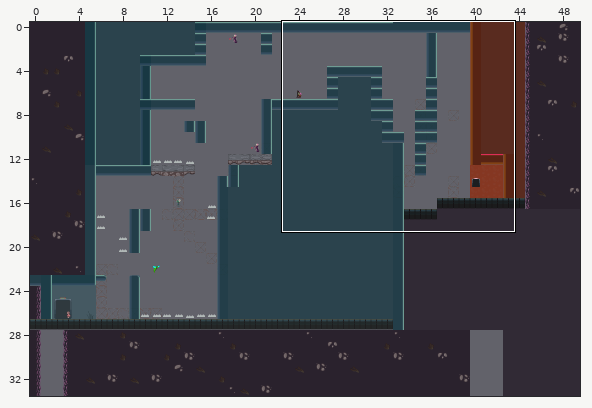
A Tiled map (JSON) gets an edit: Eudaemon/assets/levels/level8.json. Above, an overview of the earlier version with the close-up marked.
Close-up. Before:
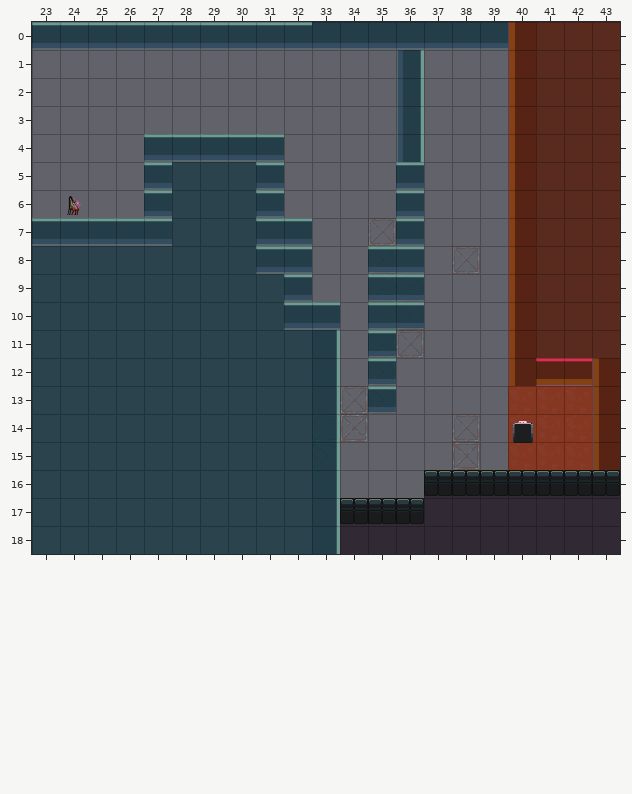
Cells are 32x32 px. Shown: x 23..43, y 0..18. The commit also changed other parts of the map, which this record leaves out.
The result:
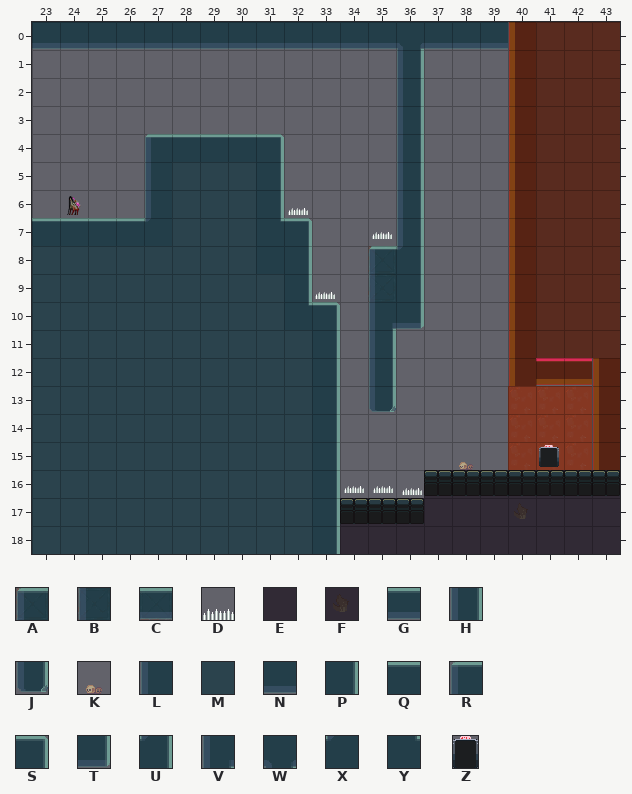
Key: from "Eudaemon Tilleset": A 19 "Scaffolding1x1A", B 21 "Scaffolding1x1C", C 22 "Scaffolding1x1D", D 86 "spike", E 104 "CorruptedDirtA", F 105 "CorruptedDirtB", G 137 "MetalPlatformD", H 148 "MetalPlatformDVert", J 152 "MetalPlatformRightEndVer", K 161 "skulls", L 168 "MetalPlatformExteriorVer", M 169 "MetalPlatformExteriorMid", N 170 "MetalPlatformExterior", P 171 "MetalPlatformExteriorVer", Q 172 "MetalPlatformExterior2", R 175 "MetalPlatformExteriorCor", S 176 "MetalPlatformExteriorCor", T 195 "MetalPlatformExteriorCor", U 204 "MetalPlatformExteriorMid", V 206 "MetalPlatformExteriorMid", W 207 "MetalPlatformExteriorMid", X 321 "MetalPlatformExteriorMid", Y 322 "MetalPlatformExteriorMid", Z 336 "exit".
_ is an empty cell, . an unchanged one.
Objects are placed by their top-left corner, in cells (3,4 is the top-left corner of cell 3,4); size is 1x1 cell unless given.
See-through tiles are keyed as they look on the map.
Changes in this commit:
--- layer "TileLayerBG2"
@@ x 40..40 @@
-17 E
+17 F
--- layer "TileLayerBG"
@@ x 34..38 @@
- 7 .C...
- 8 ....C
- 9 ..A..
-10 ..A..
-11 .CC..
-12 .A...
-13 CA...
-14 B...C
-15 ....A
+ 7 ._...
+ 8 ...._
+ 9 .._..
+10 .._..
+11 .__..
+12 ._...
+13 __...
+14 _..._
+15 ....K
--- layer "TileLayerFG"
@@ x 23..36 @@
- 0 GGGGGGGGGG...N
+ 0 NNNNNNNNNN...W
@@ x 23..36 @@
- 4 ....GGGGG.....
- 5 ....G...G....G
- 6 ....G...G....G
- 7 GGGGG...GG...G
- 8 ........GG..GG
- 9 .........G..GG
-10 .........GG.GG
-11 ............G.
-12 ............G.
-13 ............G.
+ 4 ....RQQQS.....
+ 5 ....L...P....H
+ 6 ....L...P....H
+ 7 QQQQX...YS...H
+ 8 ........MP..RU
+ 9 .........P..LP
+10 .........YS.VT
+11 ............H.
+12 ............H.
+13 ............J.
--- layer "ObjectLayer"
-Z "Exit" at 40.2,14.2 size 0.7x0.8
+Z "Exit" at 41.1,15.1 size 0.7x0.8
+D "Spike" at 32.1,6.2 size 0.7x0.7
+D "Spike" at 35.1,7 size 0.7x0.7
+D "Spike" at 33.1,9.2 size 0.7x0.7
+D "Spike" at 34.1,16.1 size 0.7x0.7
+D "Spike" at 35.2,16.1 size 0.7x0.7
+D "Spike" at 36.2,16.2 size 0.7x0.7
